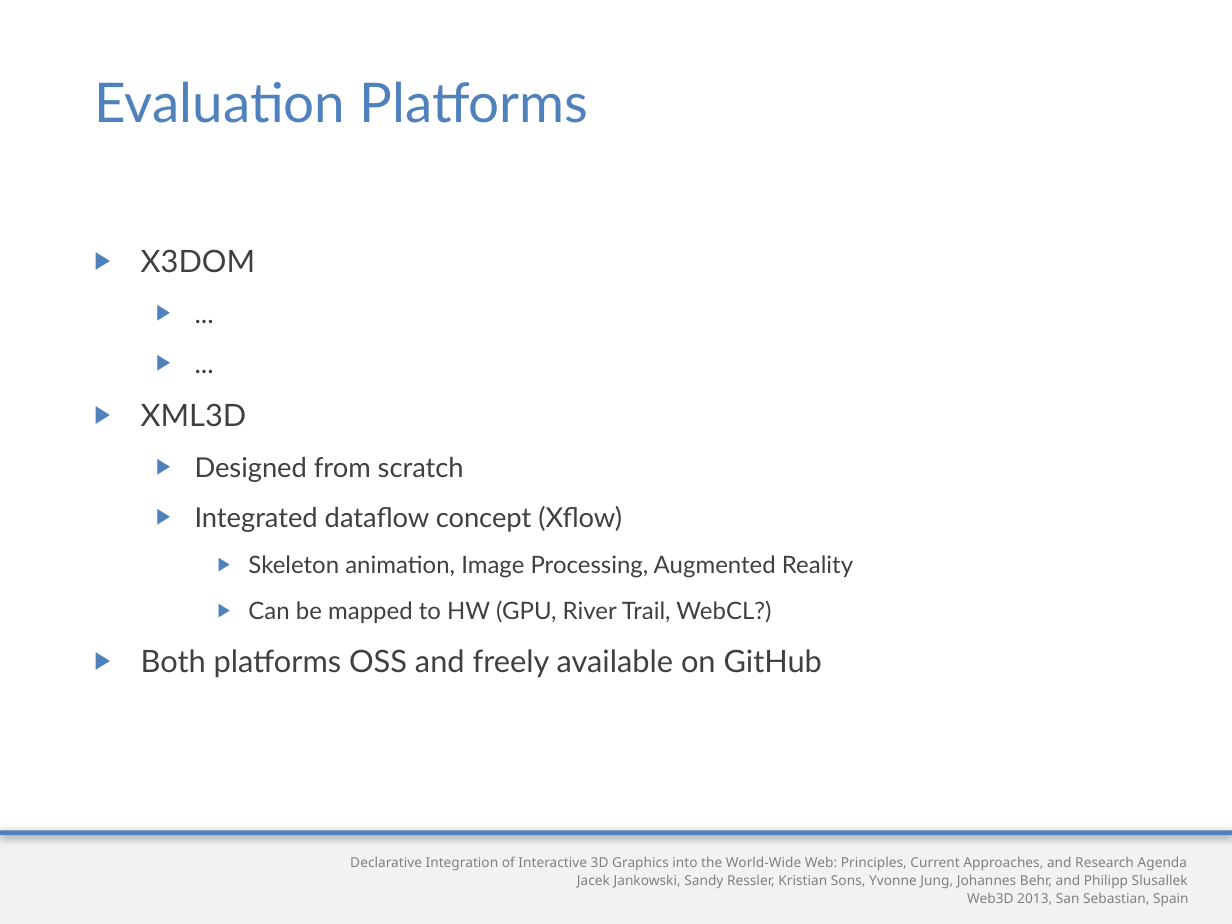
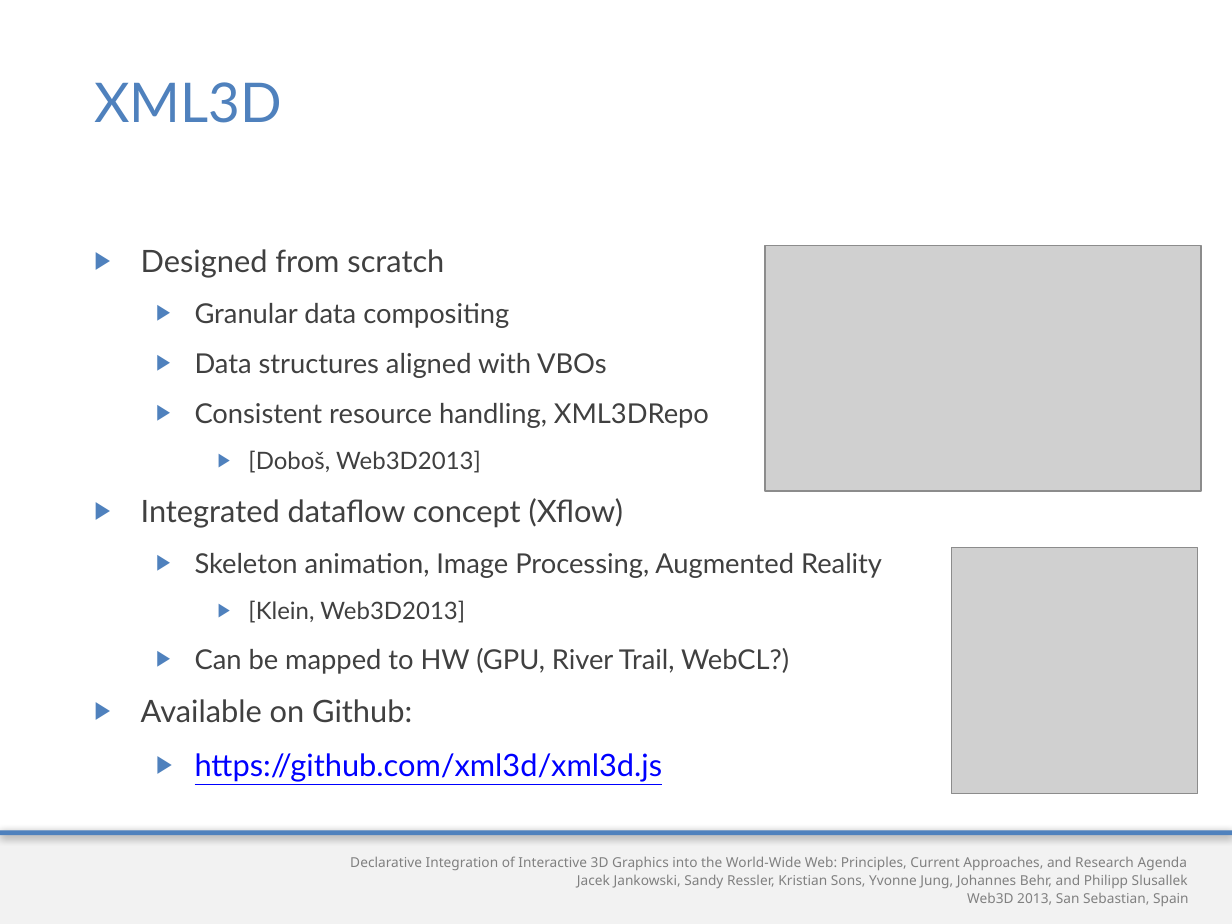
Before and after one commit to yjung/dec3d-docs, a slide deck: slide 10 of Web3D2013-Dec3D/Web3D2013Presentation.pptx (slide 7 before the commit). Drawn at 1232x924 pixels with LibreOffice and Linux fonts; fonts in the diff are those of the drawing; grey boxes stand for pictures; background and template pictures are left out. Boxes give left, top, right and bottom in pixels: in the first picture for what was removed or moved away, otherwise in the second. Text is boxed around its words. In the diff, an @@ line names an element or a change of style, - is before the commit and + after.

Commit message:
Final version of the presentation

```diff
--- a/Web3D2013-Dec3D/Web3D2013Presentation.pptx
+++ b/Web3D2013-Dec3D/Web3D2013Presentation.pptx
@@ title at (94, 82, 282, 123): text changed @@
-Evaluation Platforms
+XML3D
@@ text at (141, 249, 255, 427): paragraphs removed @@
-▶ X3DOM
-  ▶ ...
-  ▶ ...
-▶ XML3D
@@ text at (141, 249, 882, 674): size 16 to 18 pt in "Designed from scratch", "Integrated dataflow concept (Xflow)"; size 14 to 16 pt in "Skeleton animation, Image Processing, Augmented Reality", "Can be mapped to HW (GPU, River ..."; list level 2 to 1 in "Designed from scratch"; list level 2 to 1 in "Integrated dataflow concept (Xflow)"; list level 3 to 2 in "Skeleton animation, Image Processing, Augmented ..."; list level 3 to 2 in "Can be mapped to HW ..." @@
@@ picture added at (765, 246, 1201, 492) @@
@@ text at (195, 303, 709, 428): paragraphs added @@
+  ▶ Granular data compositing
+  ▶ Data structures aligned with VBOs
+  ▶ Consistent resource handling, XML3DRepo
+    ▶ [Doboš, Web3D2013]
@@ picture added at (951, 547, 1198, 793) @@
@@ text at (248, 600, 465, 623): paragraph added @@
+    ▶ [Klein, Web3D2013]
@@ text at (141, 699, 663, 782): text changed; text colour #404040 to #0000FF @@
-▶ Both platforms OSS and freely available on GitHub
+▶ Available on Github:
+  ▶ https://github.com/xml3d/xml3d.js
```
Also in this commit, not shown: 4 slides added.
